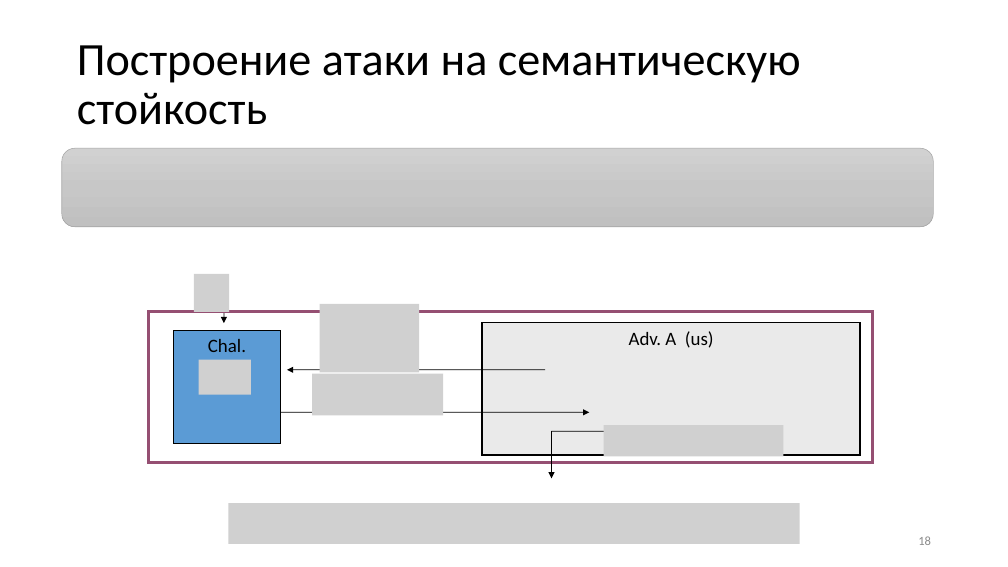
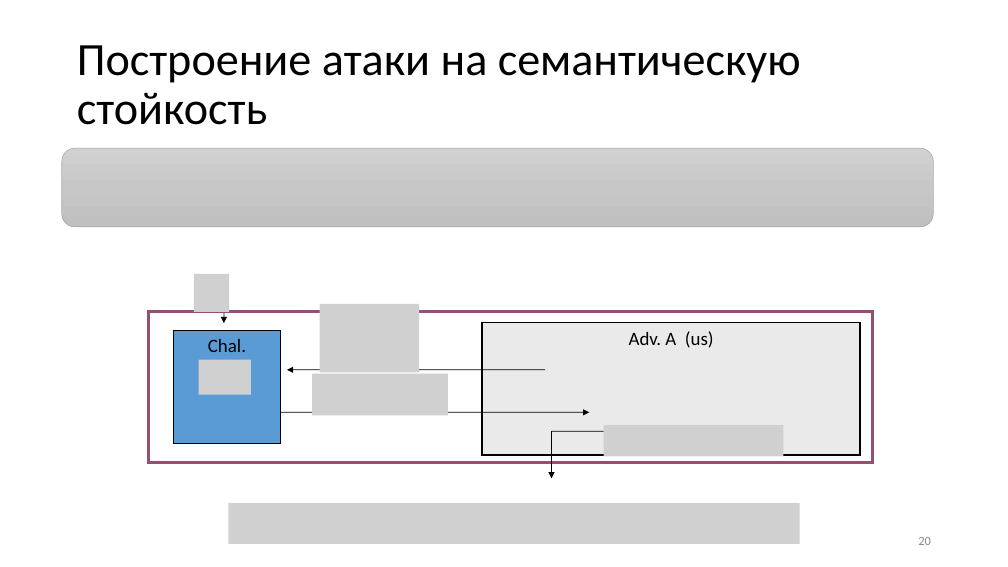
Before and after one commit to CryptoCourse/CryptoLectures, a slide deck: slide 20 of Lectures/Lecture1-b.pptx (slide 18 before the commit). Drawn at 1008x567 pixels with LibreOffice and Linux fonts; fonts in the diff are those of the drawing; grey boxes stand for pictures. Boxes give left, top, right and bottom in pixels: in the first picture for what was removed or moved away, otherwise in the second. Text is boxed around its words. In the diff, an @@ line names an element or a change of style, - is before the commit and + after.

```diff
--- a/Lectures/Lecture1-b.pptx
+++ b/Lectures/Lecture1-b.pptx
@@ picture: place and size @@
-picture at (312, 374, 443, 415)
+picture at (312, 374, 448, 415)
@@ page number at (918, 537, 931, 545): text changed @@
-18
+20
```
Also in this commit, not shown: 2 other slides changed, 5 slides added, 3 other files.
